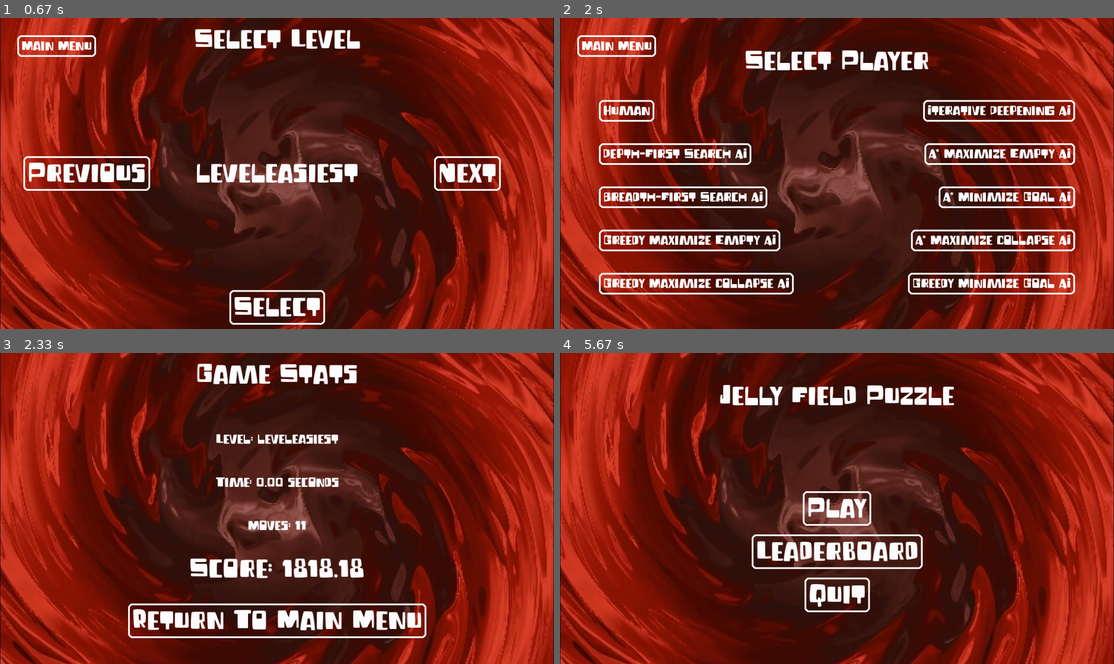
Above: before the commit, frames 1-4 (two rows, left to right).
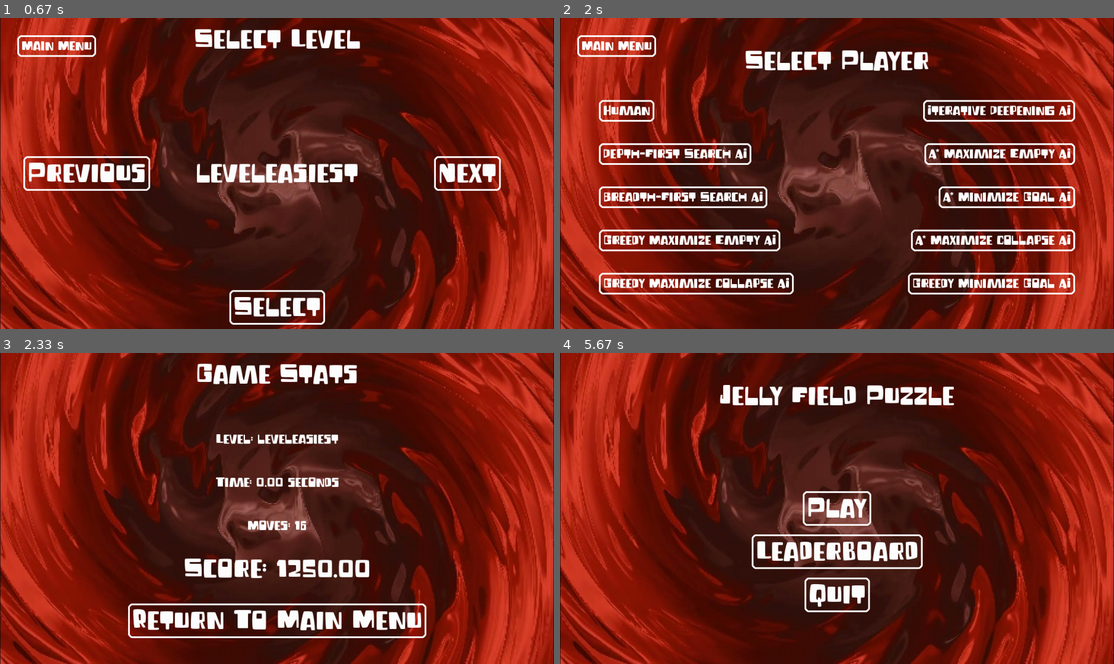
Above: after the commit, the same moments.

Repository: jose-carlos-sousa/jelly-field-IA
Game: pygame game, started from main.py
The game is run twice, just before and just after one commit, with the same random seed, the same clock (stepped at 60 frames per second) and the same inputs.
Inputs (mouse positions are in pixels of both pictures, inside the frame that each line leads up to):
- Up to frame 1 (0.67 s): press the mouse at (277, 173) at 0.37 s; move the mouse to (265, 133) at 0.47 s; release the mouse at (249, 92) at 0.6 s
- Up to frame 2 (2 s): click "Select" at 0.77 s; press the mouse at (837, 217) at 1.03 s; move the mouse to (837, 145) at 1.13 s; release the mouse at (837, 73) at 1.27 s
- Up to frame 3 (2.33 s): click "Depth-First Search AI" at 2.03 s
- Up to frame 4 (5.67 s): press the mouse at (676, 489) at 4.57 s; move the mouse to (737, 508) at 4.67 s; release the mouse at (803, 530) at 4.8 s; press the mouse at (837, 552) at 5.07 s; move the mouse to (920, 533) at 5.17 s; release the mouse at (1008, 517) at 5.3 s; press the mouse at (837, 620) at 5.47 s; move the mouse to (853, 514) at 5.57 s

Frames 1-2 are identical in both runs. In frame 3, 1.3% of the frame differs, in the area x 33-67%, y 53-73%; in frame 4, nothing differs.

Commit message:
feat: added memory

Diff:
--- a/ai.py
+++ b/ai.py
@@ -2,6 +2,7 @@
 import copy, time
 import heapq
 import tracemalloc
+import os
 
 class TreeNode:
     def __init__(self, state, parent=None):
@@ -56,6 +57,9 @@
             node = stack.pop()
             if self.goal_state(node.state):
                 self.time = time.time() - start
+                _, peak = tracemalloc.get_traced_memory()
+                tracemalloc.stop()
+                self.memory = peak
                 return node
             for moveArr, state in self.get_child_states(node.state).items():
                 if state not in visited:
@@ -81,6 +85,9 @@
             node = queue.popleft()
             if self.goal_state(node.state):
                 self.time = time.time() - start
+                _, peak = tracemalloc.get_traced_memory()
+                tracemalloc.stop()
+                self.memory = peak
                 return node
             for moveArr, state in self.get_child_states(node.state).items():
                 if state not in visited:
@@ -111,6 +118,9 @@
                 print(f"Depth {node.depth}")
                 if self.goal_state(node.state):
                     self.time = time.time() - start
+                    _, peak = tracemalloc.get_traced_memory()
+                    tracemalloc.stop()
+                    self.memory = peak
                     return node
                 for moveArr, state in self.get_child_states(node.state).items():
                     if node.depth < depth:
@@ -146,6 +156,9 @@
             _, node = heapq.heappop(queue)
             if self.goal_state(node.state):
                 self.time = time.time() - start
+                _, peak = tracemalloc.get_traced_memory()
+                tracemalloc.stop()
+                self.memory = peak
                 return node
             visited.add(node.state)
             for moveArr, state in self.get_child_states(node.state).items():
@@ -175,6 +188,9 @@
             node = stack.pop()
             if self.goal_state(node.state):
                 self.time = time.time() - start
+                _, peak = tracemalloc.get_traced_memory()
+                tracemalloc.stop()
+                self.memory = peak
                 return node
 
             visited.add(node.state)
@@ -199,14 +215,38 @@
 
     def get_solution_stats(self, node):
         steps = 0
+        move_sequence = []
         if (not node):
             return None
-
+        player = node.state.player
+        print(f"Player: {player}")
+        print(f"stats: {node.state.stats}")
+        level = node.state.stats['level']
+        cur_timestamp = time.strftime("%d_%m_%Y_%H_%M_%S")
+        file_name = f"solution_{player}_{level}_{cur_timestamp}.txt"
         while (node.parent):
             steps += 1
+            move_sequence.append(node.move)
             node = node.parent
+        move_sequence.reverse()
 
         board_size = len(node.state.board) * len(node.state.board[0])
 
         score = (1000 * board_size) / (steps + self.time)
+        solution_dir = "solutions"
+        if not os.path.exists(solution_dir):
+            os.makedirs(solution_dir)
+        random_num = os.urandom(4).hex()
+        filename = f"{solution_dir}/{file_name}"
+        with open(filename, "w") as f:
+            f.write(f"Score: {round(score, 2)}\n")
+            f.write(f"Steps: {steps}\n")
+            f.write(f"Time: {round(self.time, 5)} seconds\n")
+            f.write(f"Memory: {self.memory} bytes\n")
+            for move in move_sequence:
+                if (move[2] == 0):
+                    f.write(f"Move: left piece moved to ({move[0]}, {move[1]})\n")
+                else:
+                    f.write(f"Move: right piece moved to ({move[0]}, {move[1]})\n")
+
         return round(score, 2), steps, self.time
--- a/jelly_field_state.py
+++ b/jelly_field_state.py
@@ -41,25 +41,51 @@
             print("Invalid Jelly Type")
             return
 
-    def expand(self):
-        if(self.type == "empty"):
+    def expand(self, boardState):
+        if self.type == "empty" or self.type == "na":
             return
-        if(self.type == "na"):
-            return
-        newBoard = [row.copy() for row in self.array]
+
+        new_board = [row.copy() for row in self.array]
+        non_empty_count = sum(1 for i in range(2) for j in range(2) if self.array[i][j] != 'E')
+
+        # Check the occurrence of each color
+        color_counts = {}
+        for i in range(2):
+            for j in range(2):
+                color = self.array[i][j]
+                if color != 'E':
+                    color_counts[color] = color_counts.get(color, 0) + 1
+
         for i in range(2):
             for j in range(2):
                 if self.array[i][j] != 'E':
-                    newBoard[i][j] = self.array[i][j]
-                    neighbors = [(i-1, j), (i+1, j), (i, j-1), (i, j+1)]
-                    for ni, nj in neighbors:
+                    current_color = self.array[i][j]
+
+                    # If the color has more than one occurrence, we expand only when it is the only color in the jelly
+                    if color_counts[current_color] > 1 and len(color_counts) > 1:
+                        continue
+
+                    new_board[i][j] = self.array[i][j]
+
+                    if non_empty_count == 1:
+                        directions = [(-1, -1), (-1, 0), (-1, 1),
+                                      ( 0, -1),          ( 0, 1),
+                                      ( 1, -1), ( 1, 0), ( 1, 1)]
+                    else:
+                        directions = [          (-1, 0),
+                                      ( 0, -1),          ( 0, 1),
+                                                ( 1, 0)         ]
+
+                    for di, dj in directions:
+                        ni, nj = i + di, j + dj
                         if 0 <= ni < 2 and 0 <= nj < 2:
                             if self.array[ni][nj] == 'E':
-                                newBoard[ni][nj] = self.array[i][j]
-
-        self.array = newBoard
-        if all(self.array[i][j] == 'E' for i in range(2) for j in range(2)):
+                                new_board[ni][nj] = self.array[i][j]
+
+        self.array = new_board
+        if all(cell == 'E' for row in self.array for cell in row):
             self.type = "empty"
+            boardState.nonEmptyJellyCount -= 1
 
     def is_empty(self):
         return self.type == "empty"
@@ -220,7 +246,7 @@
                         self.collapseCount += 1
                         if (color in self.goal):
                             self.goal[color] = max(self.goal[color] - 1, 0)
-                        self.board[i][j].expand()
+                        self.board[i][j].expand(self)
 
 
     def move(self, seqNum, x, y):
--- a/leaderboard.csv
+++ b/leaderboard.csv
@@ -20,3 +20,6 @@
 Human,83.79948163032532,584.73,23,levelhardest
 Human,41.55645942687988,385.02,8,leveltest2
 Human,64.45301556587219,760.24,6,leveleasy
+A* Maximize Collapse AI,0.8606812953948975,8360.8,5,leveleasy
+Human,70.60158920288086,694.04,5,leveleasy
+A* Maximize Collapse AI,0.7429482936859131,8532.2,5,leveleasy
--- a/screens/ai_game.py
+++ b/screens/ai_game.py
@@ -50,6 +50,7 @@
         self.draw_text(f"Moves: {self.stats['steps']}", "medium", (self.width // 2, 400))
         self.draw_text(f"Score: {self.stats['score']:.2f}", "large", (self.width // 2, 500))
 
+
         pygame.display.flip()
 
     def handle_event(self, state, event):
--- a/screens/level_select.py
+++ b/screens/level_select.py
@@ -41,5 +41,6 @@
                             file = os.path.join('.', 'levels', '.'.join([self.levels[self.selected], 'txt']))
                             new_state = JellyFieldState(file)
                             new_state.stats['level'] = self.levels[self.selected]
+
                             return "player_select", new_state
         return "level_select", state
--- a/screens/victory.py
+++ b/screens/victory.py
@@ -7,7 +7,6 @@
 
     def display(self, state):
         self.draw_text("YOU WON!", "large_bold", (self.width // 2, self.height // 2))
-
         pygame.display.flip()
 
     def handle_event(self, state, event):
--- /dev/null
+++ b/solutions/solution_73d7eeba.txt
@@ -0,0 +1,9 @@
+Score: 8486.87
+Steps: 5
+Time: 0.77362 seconds
+Memory: 0 bytes
+Move: left piece moved to (6, 4)
+Move: left piece moved to (2, 1)
+Move: right piece moved to (1, 2)
+Move: left piece moved to (2, 5)
+Move: right piece moved to (3, 0)
--- /dev/null
+++ b/solutions/solution_77754f99.txt
@@ -0,0 +1,9 @@
+Score: 8360.8
+Steps: 5
+Time: 0.86068 seconds
+Memory: 0 bytes
+Move: row=6, col=4, jelly_index=0
+Move: row=2, col=1, jelly_index=0
+Move: row=1, col=2, jelly_index=1
+Move: row=2, col=5, jelly_index=0
+Move: row=3, col=0, jelly_index=1
--- /dev/null
+++ b/solutions/solution_84e8724d.txt
@@ -0,0 +1,9 @@
+Score: 8532.0
+Steps: 5
+Time: 0.74308 seconds
+Memory: 0 bytes
+Move: row=6, col=4, jelly_index=0
+Move: row=2, col=1, jelly_index=0
+Move: row=1, col=2, jelly_index=1
+Move: row=2, col=5, jelly_index=0
+Move: row=3, col=0, jelly_index=1
--- /dev/null
+++ b/solutions/solution_A* Maximize Collapse AI_leveleasy_05_04_2025_16_23_24.txt
@@ -0,0 +1,9 @@
+Score: 8352.82
+Steps: 5
+Time: 0.86628 seconds
+Memory: 0 bytes
+Move: left piece moved to (6, 4)
+Move: left piece moved to (2, 1)
+Move: right piece moved to (1, 2)
+Move: left piece moved to (2, 5)
+Move: right piece moved to (3, 0)
--- /dev/null
+++ b/solutions/solution_A* Maximize Collapse AI_leveleasy_05_04_2025_16_35_11.txt
@@ -0,0 +1,9 @@
+Score: 8440.29
+Steps: 5
+Time: 0.80549 seconds
+Memory: 0 bytes
+Move: left piece moved to (6, 4)
+Move: left piece moved to (2, 1)
+Move: right piece moved to (1, 2)
+Move: left piece moved to (2, 5)
+Move: right piece moved to (3, 0)
--- /dev/null
+++ b/solutions/solution_A* Maximize Collapse AI_leveleasy_05_04_2025_16_35_31.txt
@@ -0,0 +1,9 @@
+Score: 8532.2
+Steps: 5
+Time: 0.74295 seconds
+Memory: 0 bytes
+Move: left piece moved to (6, 4)
+Move: left piece moved to (2, 1)
+Move: right piece moved to (1, 2)
+Move: left piece moved to (2, 5)
+Move: right piece moved to (3, 0)
--- /dev/null
+++ b/solutions/solution_A* Maximize Collapse AI_leveleasy_05_04_2025_16_41_16.txt
@@ -0,0 +1,9 @@
+Score: 8477.37
+Steps: 5
+Time: 0.7801 seconds
+Memory: 7216063 bytes
+Move: left piece moved to (6, 4)
+Move: left piece moved to (2, 1)
+Move: right piece moved to (1, 2)
+Move: left piece moved to (2, 5)
+Move: right piece moved to (3, 0)
--- /dev/null
+++ b/solutions/solution_A* Maximize Collapse AI_leveleasy_1743866523.6886666.txt
@@ -0,0 +1,9 @@
+Score: 8543.71
+Steps: 5
+Time: 0.73521 seconds
+Memory: 0 bytes
+Move: left piece moved to (6, 4)
+Move: left piece moved to (2, 1)
+Move: right piece moved to (1, 2)
+Move: left piece moved to (2, 5)
+Move: right piece moved to (3, 0)
--- /dev/null
+++ b/solutions/solution__leveleasy_1743866361.8279116.txt
@@ -0,0 +1,9 @@
+Score: 8475.17
+Steps: 5
+Time: 0.78159 seconds
+Memory: 0 bytes
+Move: left piece moved to (6, 4)
+Move: left piece moved to (2, 1)
+Move: right piece moved to (1, 2)
+Move: left piece moved to (2, 5)
+Move: right piece moved to (3, 0)
--- /dev/null
+++ b/solutions/solution__leveleasy_1743866441.2488854.txt
@@ -0,0 +1,9 @@
+Score: 8502.16
+Steps: 5
+Time: 0.76324 seconds
+Memory: 0 bytes
+Move: left piece moved to (6, 4)
+Move: left piece moved to (2, 1)
+Move: right piece moved to (1, 2)
+Move: left piece moved to (2, 5)
+Move: right piece moved to (3, 0)
--- /dev/null
+++ b/solutions/solution_c552773b.txt
@@ -0,0 +1,9 @@
+Score: 8520.32
+Steps: 5
+Time: 0.75096 seconds
+Memory: 0 bytes
+Move: (6, 4, 0)
+Move: (2, 1, 0)
+Move: (1, 2, 1)
+Move: (2, 5, 0)
+Move: (3, 0, 1)
--- /dev/null
+++ b/solutions/solution_solution__leveleasy_1743866303.8415217.txt.txt
@@ -0,0 +1,9 @@
+Score: 8524.74
+Steps: 5
+Time: 0.74798 seconds
+Memory: 0 bytes
+Move: left piece moved to (6, 4)
+Move: left piece moved to (2, 1)
+Move: right piece moved to (1, 2)
+Move: left piece moved to (2, 5)
+Move: right piece moved to (3, 0)
--- /dev/null
+++ b/solutions/solution_solution__leveleasy_1743866322.6498823.txt
@@ -0,0 +1,9 @@
+Score: 8533.8
+Steps: 5
+Time: 0.74187 seconds
+Memory: 0 bytes
+Move: left piece moved to (6, 4)
+Move: left piece moved to (2, 1)
+Move: right piece moved to (1, 2)
+Move: left piece moved to (2, 5)
+Move: right piece moved to (3, 0)
